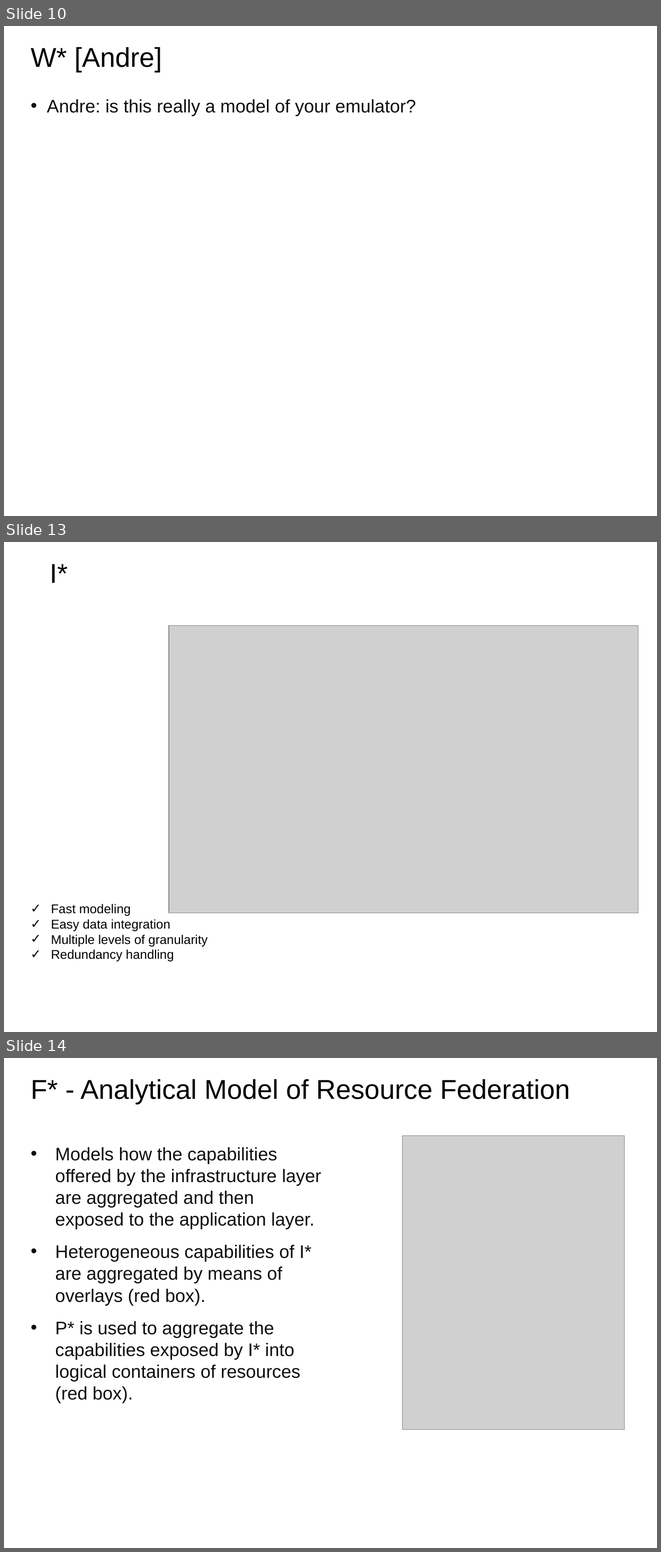
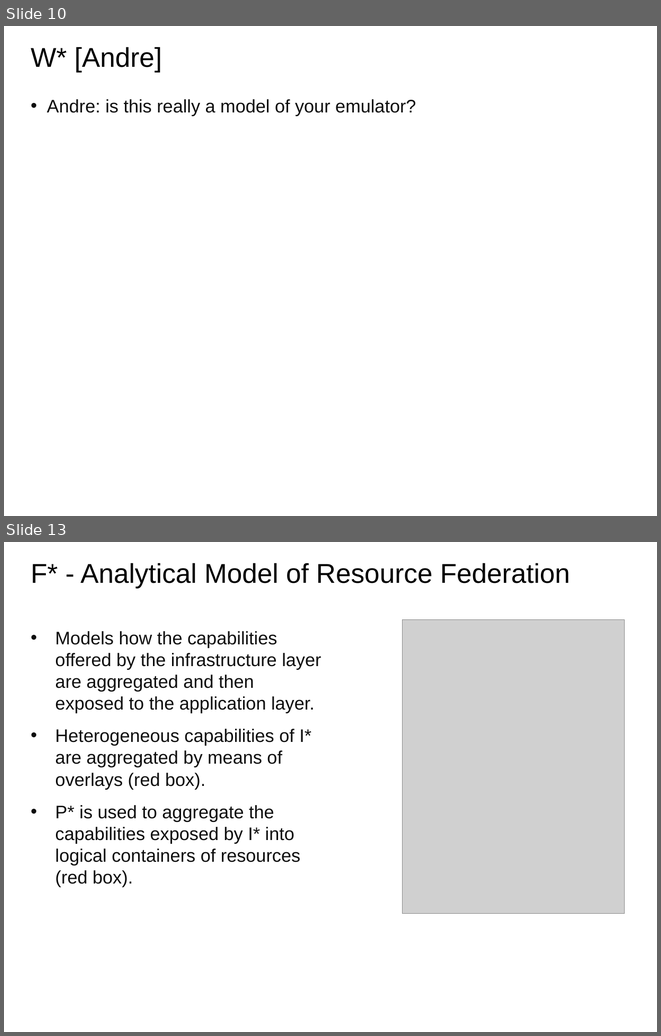
Before and after one commit to saga-project/NGMW, a slide deck: presentations/radical-modsim.pptx. Shown one above the other, each under a label of ours: slides 10, 13 and 14 before the commit, slides 10 and 13 after it; the slides between them are not shown. The pictures are 661x1552 and 661x1036 pixels, drawn with LibreOffice and Linux fonts; fonts in the diff are those of the drawing; grey boxes stand for pictures; background and template pictures are left out. Boxes give left, top, right and bottom in pixels: in the first picture for what was removed or moved away, otherwise in the second. Text is boxed around its words. In the diff, an @@ line names an element or a change of style, - is before the commit and + after.

```diff
--- a/presentations/radical-modsim.pptx
+++ b/presentations/radical-modsim.pptx
@@ slide 13 removed at (4,542,657,1032), background #FFFFFF @@
@@ title removed at (50,564,68,583) @@
-I*
@@ picture removed at (169,626,639,913) @@
@@ text removed at (51,903,208,961) @@
-✓ Fast modeling
-✓ Easy data integration
-✓ Multiple levels of granularity
-✓ Redundancy handling
@@ what was slide 14 is now slide 13 @@
```
Also in this commit, not shown: 2 slides changed, 1 other file.
